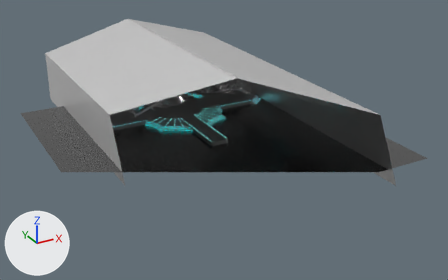
Two versions of the FBX model Assets/Live/Model/Stage/ConcertStage.fbx, one commit apart.
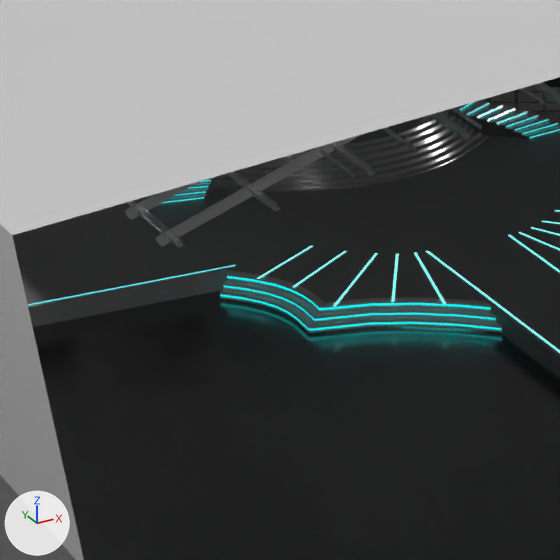
The first picture shows the older version from a 50 mm camera at (-40.8, -89.8, 38.5) aimed at (2.2, -11.6, -0.6). The close-ups show the older and then the newer version on the part from 24% to 45% of the width and 27% to 61% of the height of that picture. Only the edits that show in the close-ups are written down. Every picture has the same lights, and +X, +Y and +Z are marked at lower left. Everything nearer to the camera than a plane just in front of the edit is cut away. Where no turn or scale is listed for an object, it has been applied to the vertices. Vertices at exactly the same position are counted once.

In view in the first close-up: '3DXY_geometry_010', '3DXY_geometry_326', '3DXY_geometry_348', '3DXY_geometry_434', '3DXY_geometry_435', '3DXY_geometry_436', '3DXY_geometry_450', '3DXY_geometry_452', '3DXY_geometry_573', 'A_02_Ceiling', 'A_02_Wall', 'A_07_Celing_Iron' and 15 more.
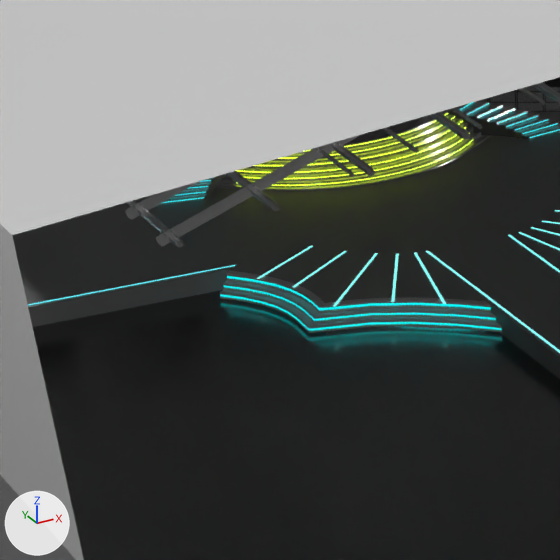
The change, as a diff of the scene's bpy script:
```diff
--- a/Assets/Live/Model/Stage/ConcertStage.fbx.py
+++ b/Assets/Live/Model/Stage/ConcertStage.fbx.py
@@ mat_emission @@
+mat_emission = principled_material('Emission')
+mat_emission.base_color = (0.8, 0.8, 0.8)  # white #e7e7e7
+mat_emission.emission_color = (0.674, 1.0, 0.0)  # green #d6ff00
+mat_emission.emission_strength = 2.0
@@ me_mesh_569 @@
 # used by ob_3dxy_geometry_573; location = (-0.09, 9.27, 0.8)
-me_mesh_569.from_pydata(...)  # 308 vertices, 588 faces; spans x -4.4..4.47, y -6.7..-3.27, z 0.0..0.78
+me_mesh_569.from_pydata(...)  # 548 vertices, 816 faces; spans x -4.4..4.47, y -6.7..-3.27, z 0.0..0.78
+# me_mesh_569 part 1: a new loose piece of 40 vertices spanning x -3.85..3.86, y -5.21..-3.62, z 0.7..0.73, in mat_emission (white #e7e7e7, glowing green #d6ff00)
+# me_mesh_569 part 2: a new loose piece of 40 vertices spanning x -3.85..3.86, y -5.45..-3.86, z 0.58..0.62, in mat_emission (white #e7e7e7, glowing green #d6ff00)
+# me_mesh_569 part 3: a new loose piece of 40 vertices spanning x -3.85..3.86, y -5.74..-4.15, z 0.44..0.48, in mat_emission (white #e7e7e7, glowing green #d6ff00)
+# me_mesh_569 part 4: a new loose piece of 40 vertices spanning x -3.85..3.86, y -5.98..-4.39, z 0.31..0.35, in mat_emission (white #e7e7e7, glowing green #d6ff00)
+# me_mesh_569 part 5: a new loose piece of 40 vertices spanning x -3.85..3.86, y -6.22..-4.63, z 0.2..0.23, in mat_emission (white #e7e7e7, glowing green #d6ff00)
+# me_mesh_569 part 6: a new loose piece of 40 vertices spanning x -3.85..3.86, y -6.46..-4.87, z 0.07..0.11, in mat_emission (white #e7e7e7, glowing green #d6ff00)
 me_mesh_569.materials.append(mat_3dxy_material_33)
+me_mesh_569.materials.append(mat_emission)  # white #e7e7e7, glowing green #d6ff00
```

Pixel boxes [x1, y1, x2, y2] of what changed, in the close-ups (560 x 560 px):
part 1 of me_mesh_569, added: after [303, 113, 448, 152]
part 2 of me_mesh_569, added: after [278, 116, 455, 159]
part 3 of me_mesh_569, added: after [254, 120, 463, 166]
part 4 of me_mesh_569, added: after [237, 127, 466, 173]
part 5 of me_mesh_569, added: after [244, 133, 470, 179]
part 6 of me_mesh_569, added: after [236, 140, 473, 186]
